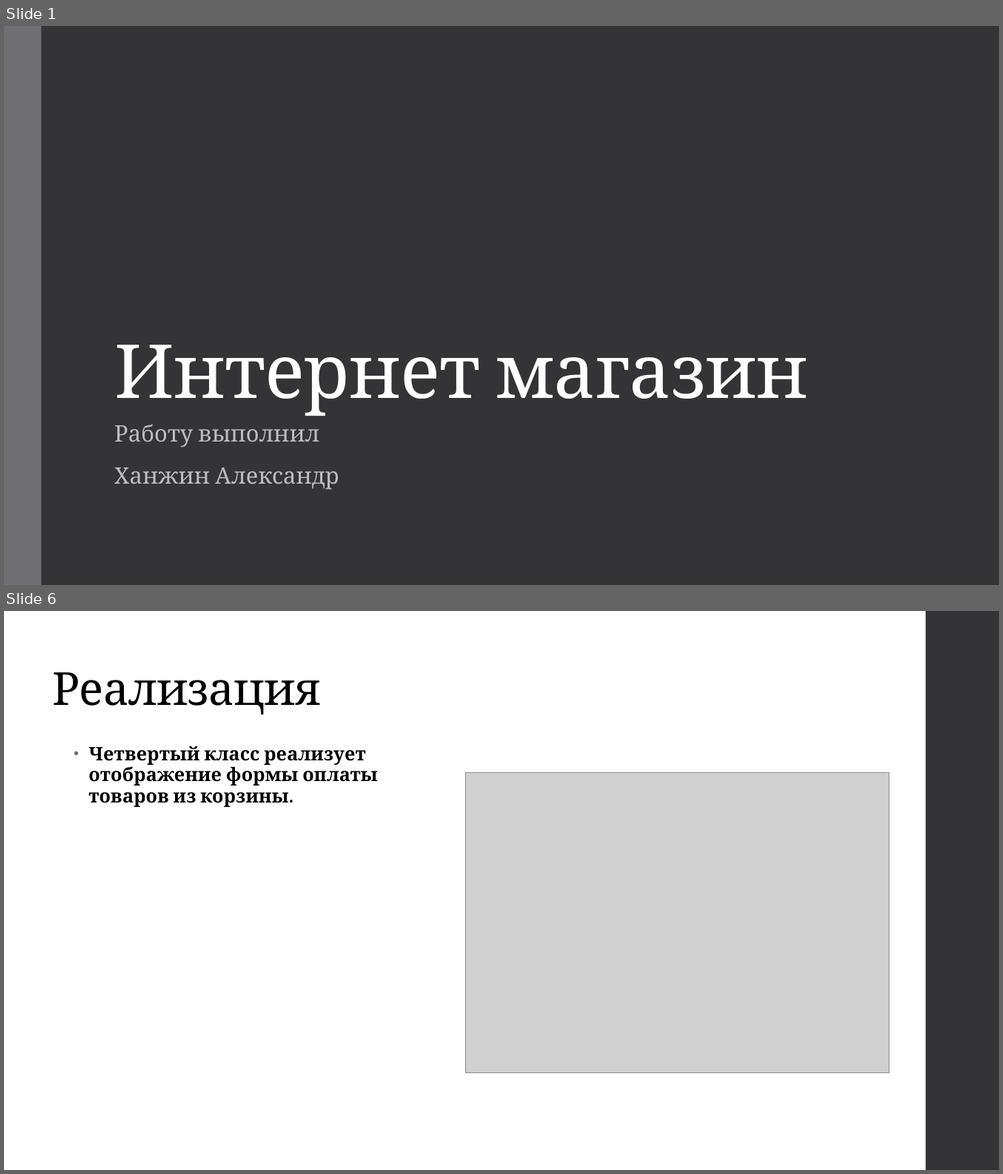
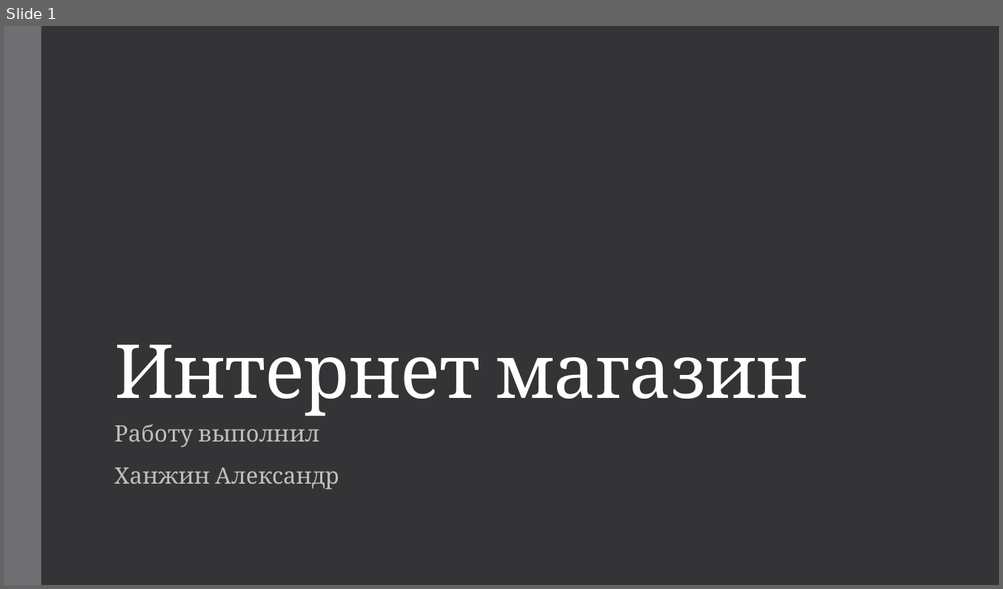
Before and after one commit to Asklit/WebOnlineStore, a slide deck: documents/online_store.pptx. Shown one above the other, each under a label of ours: slides 1 and 6 before the commit, slide 1 after it; the slides between them are not shown. The pictures are 1003x1174 and 1003x589 pixels, drawn with LibreOffice and Linux fonts; fonts in the diff are those of the drawing; grey boxes stand for pictures. Boxes give left, top, right and bottom in pixels: in the first picture for what was removed or moved away, otherwise in the second. Text is boxed around its words. In the diff, an @@ line names an element or a change of style, - is before the commit and + after.

```diff
--- a/documents/online_store.pptx
+++ b/documents/online_store.pptx
@@ slide 6 removed at box(4, 611, 999, 1170), background #FFFFFF @@
@@ rectangle removed at box(925, 611, 999, 1170) @@
@@ title removed at box(52, 672, 320, 715) @@
-Реализация
@@ text removed at box(88, 746, 377, 807) @@
-• Четвертый класс реализует отображение формы оплаты товаров из корзины.
@@ picture removed at box(466, 773, 889, 1073) @@
```
Also in this commit, not shown: 7 slides changed, 1 slide added, 2 other slides removed.
